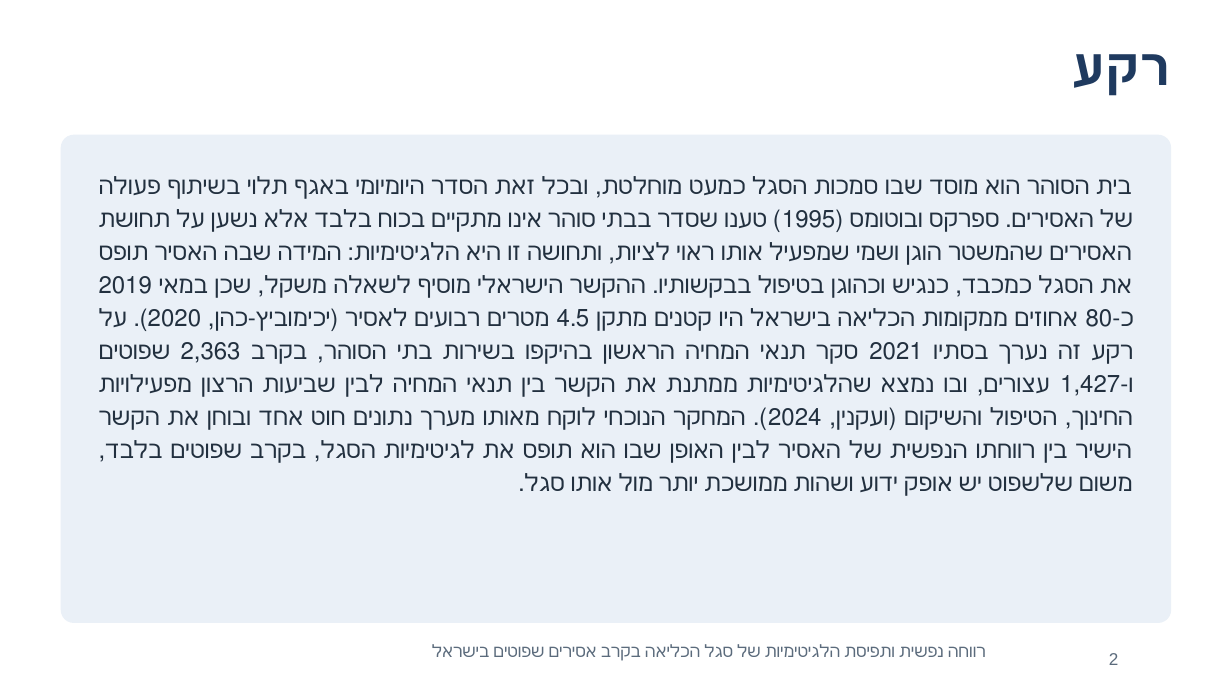
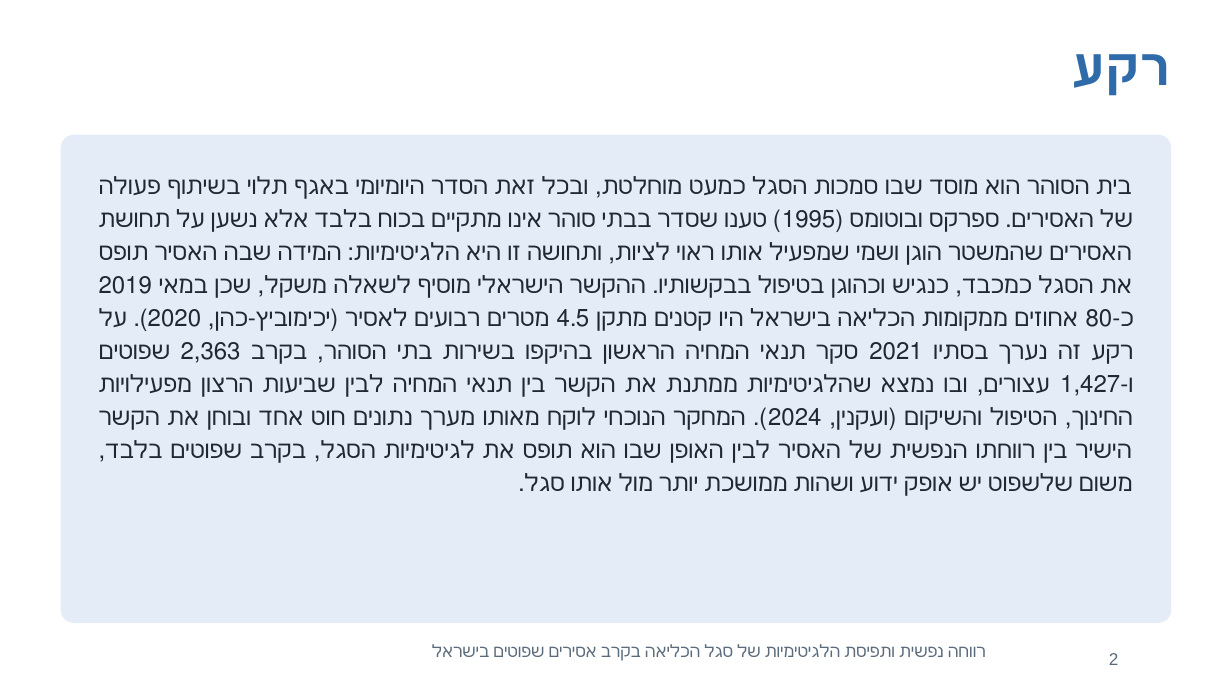
Before and after one commit to azbargarawan-sudo/clickwriting-landing, a slide deck: slide 2 of seminar/רפרט_רווחה_נפשית_ולגיטימיות.pptx. Drawn at 1232x693 pixels with LibreOffice and Linux fonts; fonts in the diff are those of the drawing. Boxes give left, top, right and bottom in pixels: in the first picture for what was removed or moved away, otherwise in the second. Text is boxed around its words. In the diff, an @@ line names an element or a change of style, - is before the commit and + after.

```diff
--- a/seminar/רפרט_רווחה_נפשית_ולגיטימיות.pptx
+++ b/seminar/רפרט_רווחה_נפשית_ולגיטימיות.pptx
@@ text "רקע" at bbox=[1072, 54, 1171, 96]: text colour #1F3A5F to #2E6BA8 @@
```
Also in this commit, not shown: 5 other slides changed, 1 other file.
